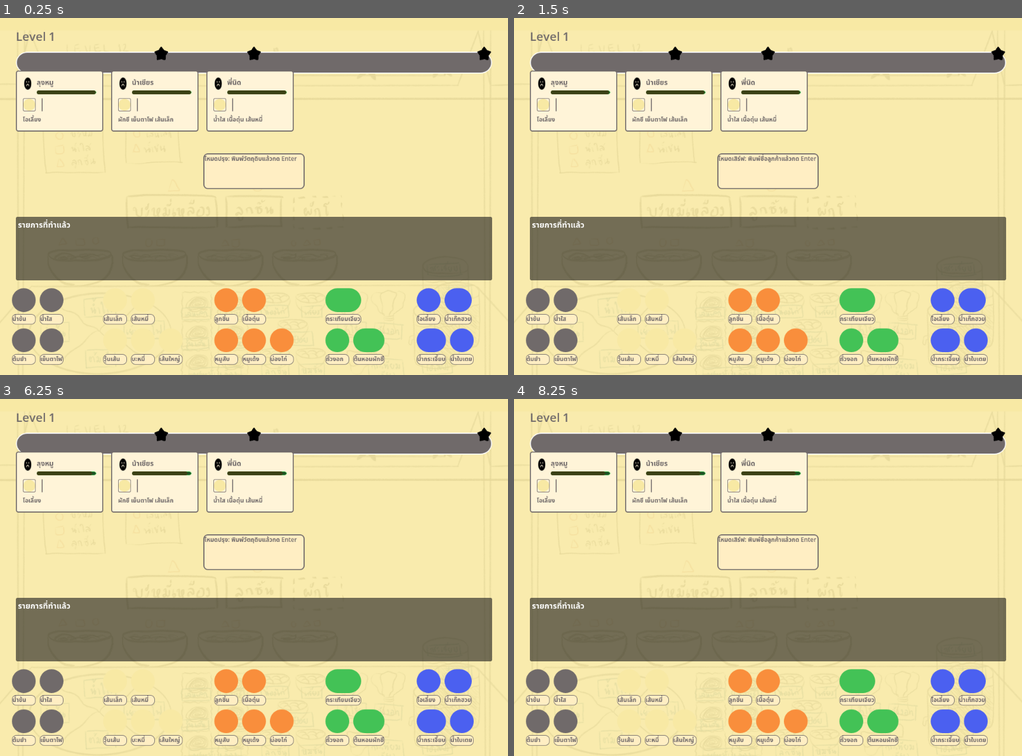
Above: before the commit, frames 1-4 (two rows, left to right).
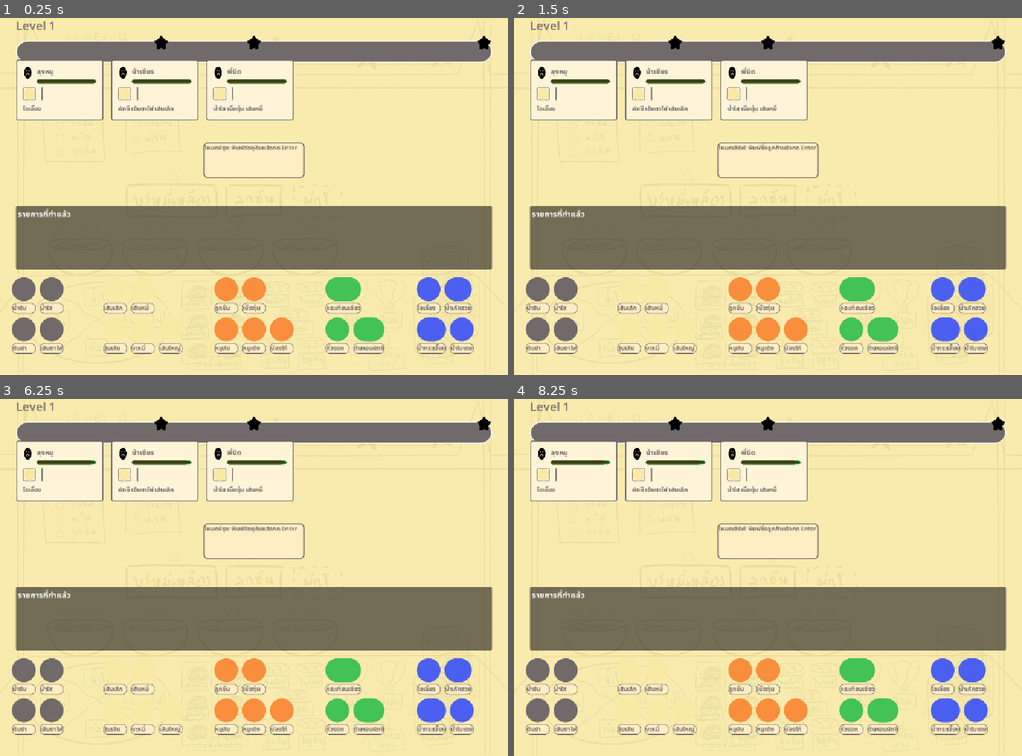
Above: after the commit, the same moments.

Repository: pcpaugust/video-game
Game: Godot game, scene res://scenes/main/Cooking.tscn
The game is run twice, just before and just after one commit, with the same random seed, the same clock (stepped at 60 frames per second) and the same inputs.
Inputs:
- Up to frame 1 (0.25 s): no input
- Up to frame 2 (1.5 s): tap Enter at 0.5, 0.6 s; tap Space at 1.25 s; tap Tab at 1.35 s
- Up to frame 3 (6.25 s): tap Enter at 2, 3.5, 3.6 s; tap Backspace at 2.1, 5.1 s; tap Space at 2.75, 4.25 s; tap Keypad Enter at 2.85, 5.85 s; tap Tab at 4.35 s
- Up to frame 4 (8.25 s): tap Enter at 6.6 s; tap Tab at 7.35 s; tap Backspace at 8.1 s

The runs differ from the first frame. In frame 1, 24% of the frame differs, in the area x 2-97%, y 0-98%; in frame 2, 24%; in frame 3, 24%; in frame 4, 24%.

Commit message:
full page

Diff:
--- a/project.godot
+++ b/project.godot
@@ -19,6 +19,8 @@
 
 window/size/viewport_width=1024
 window/size/viewport_height=720
+window/stretch/mode="canvas_items"
+window/stretch/aspect="expand"
 
 [physics]
 
--- a/scenes/main/Cooking.tscn
+++ b/scenes/main/Cooking.tscn
@@ -19,8 +19,12 @@
 
 [node name="PanelContainer" type="PanelContainer" parent="CanvasLayer" unique_id=1041534527]
 custom_minimum_size = Vector2(1024, 720)
-offset_right = 1024.0
-offset_bottom = 720.0
+layout_mode = 1
+anchors_preset = 15
+anchor_right = 1.0
+anchor_bottom = 1.0
+offset_right = 0.0
+offset_bottom = 0.0
 theme_override_styles/panel = SubResource("StyleBoxFlat_ijlok")
 theme_override_fonts/font = ExtResource("6_thai_font")
 
